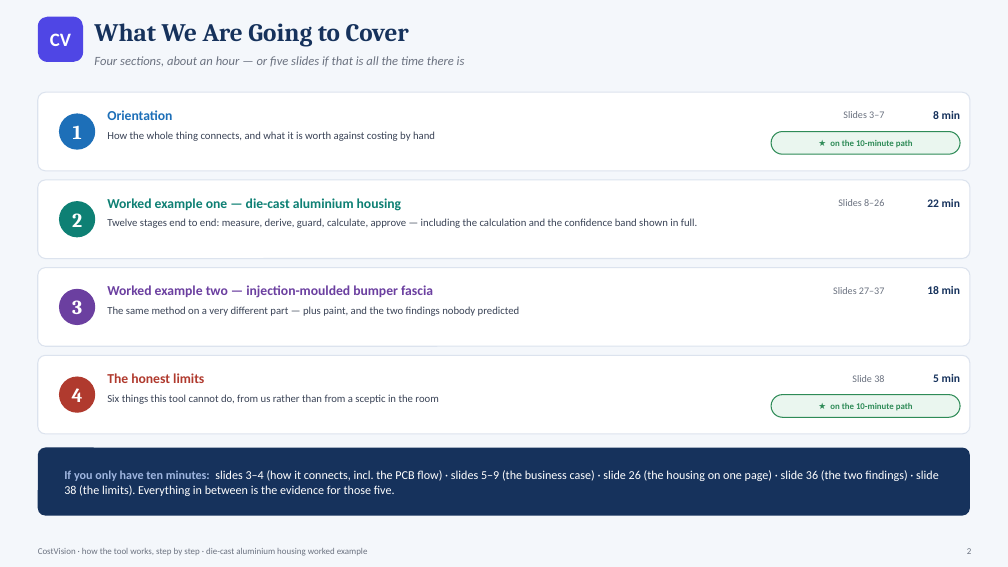
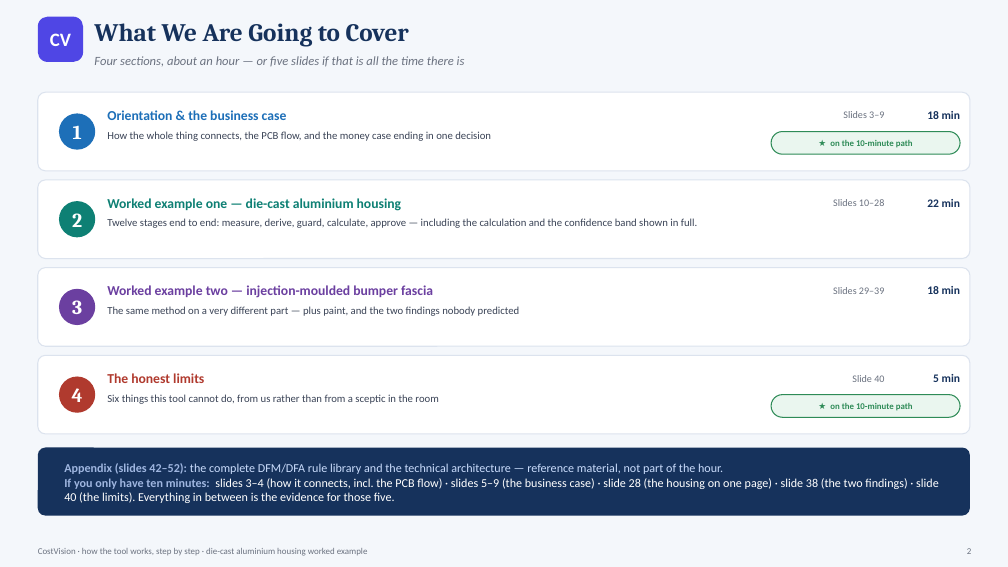
Before and after one commit to bhosaleavinash546/leamington-marathi, a slide deck: slide 2 of CostVision-Workflow-Explained.pptx. Drawn at 1008x567 pixels with LibreOffice and Linux fonts; fonts in the diff are those of the drawing. Boxes give left, top, right and bottom in pixels: in the first picture for what was removed or moved away, otherwise in the second. Text is boxed around its words. In the diff, an @@ line names an element or a change of style, - is before the commit and + after.

```diff
--- a/CostVision-Workflow-Explained.pptx
+++ b/CostVision-Workflow-Explained.pptx
@@ text at <box>107,110,287,120</box>: text changed @@
-Orientation
+Orientation & the business case
@@ text at <box>927,111,960,119</box>: text changed @@
-8 min
+18 min
@@ text at <box>107,131,491,141</box>: text changed @@
-How the whole thing connects, and what it is worth against costing by hand
+How the whole thing connects, the PCB flow, and the money case ending in one decision
@@ text at <box>833,199,884,206</box>: text changed @@
-Slides 8–26
+Slides 10–28
@@ text at <box>833,287,884,294</box>: text changed @@
-Slides 27–37
+Slides 29–39
@@ text at <box>852,375,884,382</box>: text changed @@
-Slide 38
+Slide 40
@@ text at <box>64,463,939,503</box>: text changed @@
-If you only have ten minutes: slides 3–4 (how it connects, incl. the PCB flow) · slides 5–9 (the business case) · slide 26 (the housing on one page) · slide 36 (the two findings) · slide 38 (the limits). Everything in between is the evidence for those five.
+Appendix (slides 42–52): the complete DFM/DFA rule library and the technical architecture — reference material, not part of the hour.
+If you only have ten minutes: slides 3–4 (how it connects, incl. the PCB flow) · slides 5–9 (the business case) · slide 28 (the housing on one page) · slide 38 (the two findings) · slide 40 (the limits). Everything in between is the evidence for those five.
```
Also in this commit, not shown: 13 other slides changed, 1 slide added, 1 other file.
